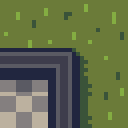
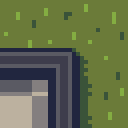
The second 128x128 image is a revision of the first. Changes to its layers:
painted on "Arrière-plan" over [0, 80, 48, 128]
